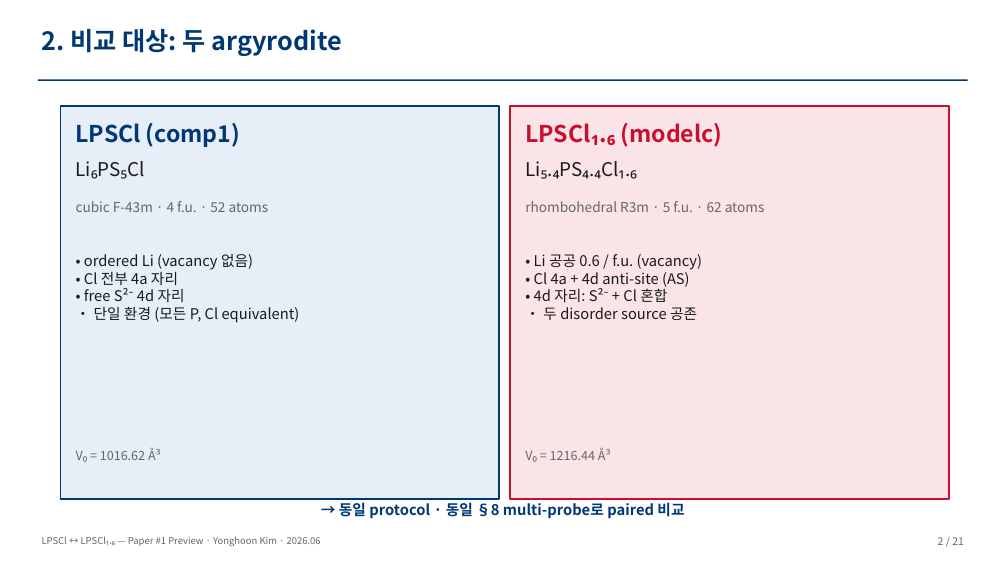
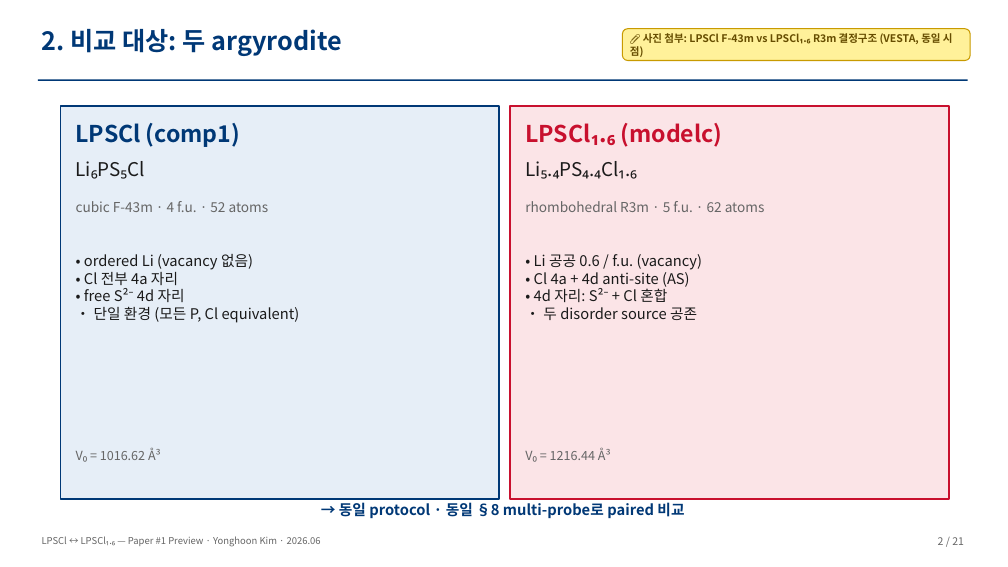
Before and after one commit to yonghoon7153-source/Yonghoon-DEM-DFT, a slide deck: slide 2 of kb/papers/lpscl_vs_lpscl16_seminar_v1.pptx. Drawn at 1008x567 pixels with LibreOffice and Linux fonts; fonts in the diff are those of the drawing. Boxes give left, top, right and bottom in pixels: in the first picture for what was removed or moved away, otherwise in the second. Text is boxed around its words. In the diff, an @@ line names an element or a change of style, - is before the commit and + after.

```diff
--- a/kb/papers/lpscl_vs_lpscl16_seminar_v1.pptx
+++ b/kb/papers/lpscl_vs_lpscl16_seminar_v1.pptx
@@ rounded rectangle added at (x1=622, y1=29, x2=970, y2=60), fill #FFF19A, outline #C89A00 1 pt, 10 pt, text #664D00, bold @@
+📎 사진 첨부: LPSCl F-43m vs LPSCl₁.₆ R3m 결정구조 (VESTA, 동일 시점)
```
Also in this commit, not shown: 21 other slides changed, 1 other file.
